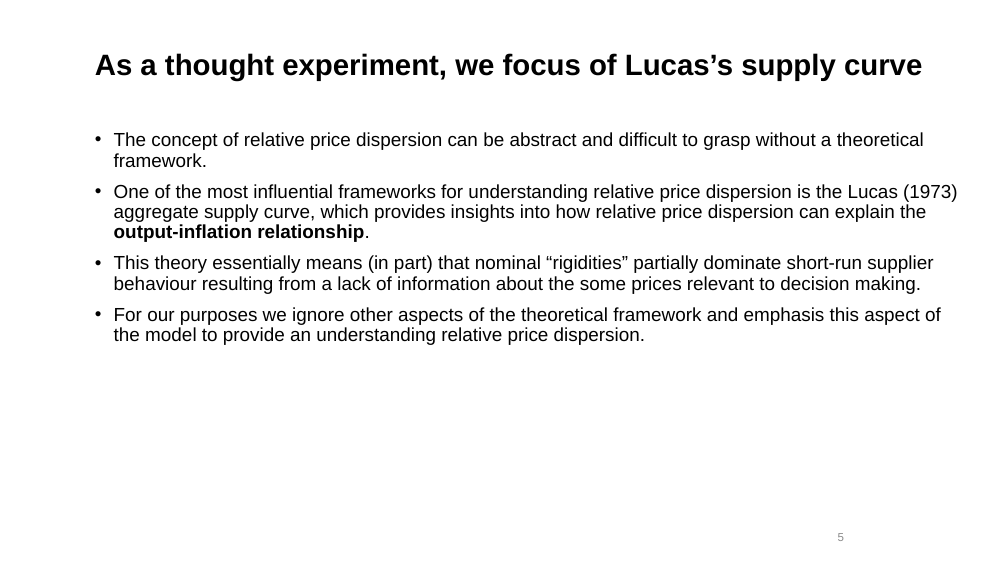
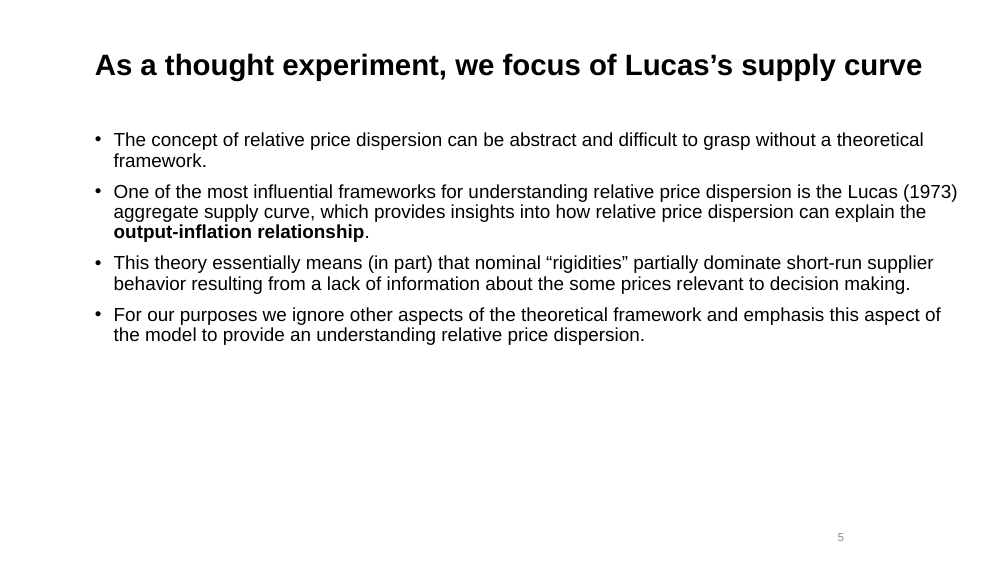
Before and after one commit to xolaniss/inflation_relative_price_variance, a slide deck: slide 5 of Presentation/inflation_relative_price_variance_presentation.pptx. Drawn at 1008x567 pixels with LibreOffice and Linux fonts; fonts in the diff are those of the drawing; background and template pictures are left out. Boxes give left, top, right and bottom in pixels: in the first picture for what was removed or moved away, otherwise in the second. Text is boxed around its words. In the diff, an @@ line names an element or a change of style, - is before the commit and + after.

```diff
--- a/Presentation/inflation_relative_price_variance_presentation.pptx
+++ b/Presentation/inflation_relative_price_variance_presentation.pptx
@@ text at (x1=114, y1=255, x2=933, y2=294): text changed @@
-• This theory essentially means (in part) that nominal “rigidities” partially dominate short-run supplier behaviour resulting from a lack of information about the some prices relevant to decision making.
+• This theory essentially means (in part) that nominal “rigidities” partially dominate short-run supplier behavior resulting from a lack of information about the some prices relevant to decision making.
```
Also in this commit, not shown: 11 other slides changed, 1 slide removed.
